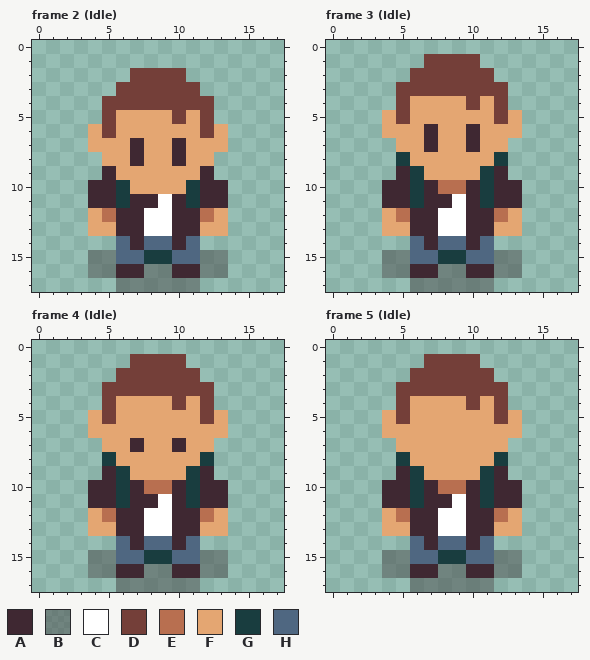
Pixel-art file: world/player/player.aseprite. The picture above was drawn from the file before the commit.
18x18 pixels, 22 frames. Shown: frame 2 (Idle), frame 3 (Idle), frame 4 (Idle), frame 5 (Idle). The commit also changed other frames, which this record leaves out.
Visible layers, top first: "Head", "Main", "Shadow".
Palette (. is transparent): A #3f2832  B #4b4b4b80  C #ffffff  D #743f39  E #b86f50  F #e4a672  G #193d3f  H #4f6781
Pixels before, frame 2 (Idle), first column x 4:
 2 ...DDDD...
 3 ..DDDDDD..
 4 .DDDDDDDD.
 5 .DFFFFDFD.
 6 FDFFFFFFDF
 7 FFFAFFAFFF
 8 .FFAFFAFF.
 9 .AFFFFFFA.
10 AAGFFFFGAA
11 AAGAACAGAA
12 FEAACCAAEF
13 FFAACCAAFF
14 ..HAHHAH..
15 BBHHGGHHBB
16 BBAABBAABB
17 ..BBBBBB..
Pixels before, frame 3 (Idle), first column x 4:
 1 ...DDDD...
 2 ..DDDDDD..
 3 .DDDDDDDD.
 4 .DFFFFDFD.
 5 FDFFFFFFDF
 6 FFFAFFAFFF
 7 .FFAFFAFF.
 8 .GFFFFFFG.
 9 .AGFFFFGA.
10 AAGAEEAGAA
11 AAGAACAGAA
12 FEAACCAAEF
13 FFAACCAAFF
14 ..HAHHAH..
15 BBHHGGHHBB
16 BBAABBAABB
17 ..BBBBBB..
Pixels before, frame 4 (Idle), first column x 4:
 1 ...DDDD...
 2 ..DDDDDD..
 3 .DDDDDDDD.
 4 .DFFFFDFD.
 5 FDFFFFFFDF
 6 FFFFFFFFFF
 7 .FFAFFAFF.
 8 .GFFFFFFG.
 9 .AGFFFFGA.
10 AAGAEEAGAA
11 AAGAACAGAA
12 FEAACCAAEF
13 FFAACCAAFF
14 ..HAHHAH..
15 BBHHGGHHBB
16 BBAABBAABB
17 ..BBBBBB..
Pixels before, frame 5 (Idle), first column x 4:
 1 ...DDDD...
 2 ..DDDDDD..
 3 .DDDDDDDD.
 4 .DFFFFDFD.
 5 FDFFFFFFDF
 6 FFFFFFFFFF
 7 .FFFFFFFF.
 8 .GFFFFFFG.
 9 .AGFFFFGA.
10 AAGAEEAGAA
11 AAGAACAGAA
12 FEAACCAAEF
13 FFAACCAAFF
14 ..HAHHAH..
15 BBHHGGHHBB
16 BBAABBAABB
17 ..BBBBBB..
Once edited:
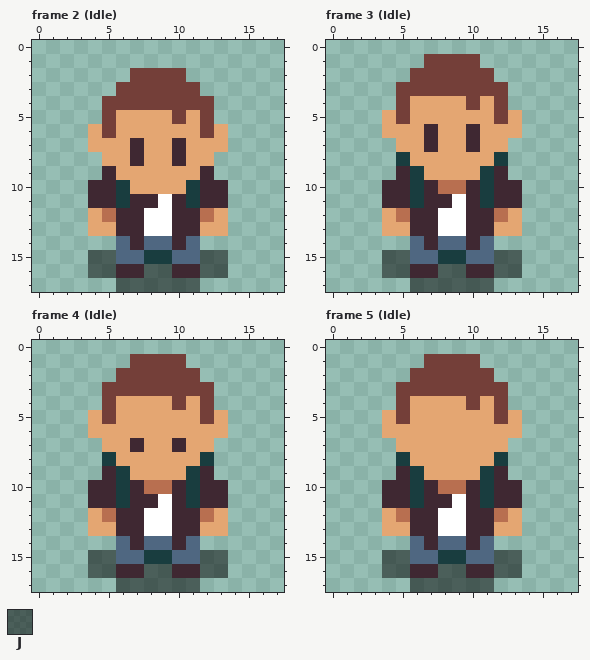
Colours new in this view: J #00000080
Changes in this commit:
Frame 2 (Idle), layer "Shadow":
y 15: x 4..5 BB -> JJ; x 12..13 BB -> JJ
y 16: x 4..5 BB -> JJ; x 8..9 BB -> JJ; x 12..13 BB -> JJ
y 17: x 6..11 BBBBBB -> JJJJJJ
Frame 3 (Idle), layer "Shadow": the same change as frame 2 (Idle)
Frame 4 (Idle), layer "Shadow": the same change as frame 2 (Idle)
Frame 5 (Idle), layer "Shadow": the same change as frame 2 (Idle)
